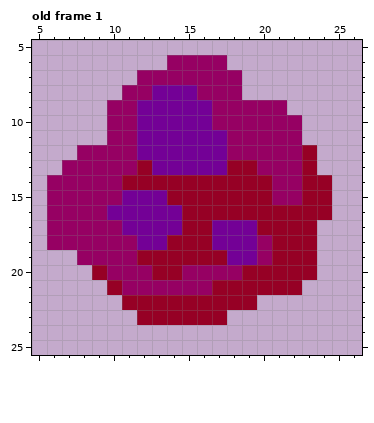
Two states of a pixel-art file, Assets/Resources/Sprites/projectile_hellOrb.aseprite. The picture above was drawn from the file before the commit.
32x32 pixels, 1 frame. Shown: old frame 1: x 5..26, y 5..25. The commit also changed other frames, which this record leaves out.
And afterwards:
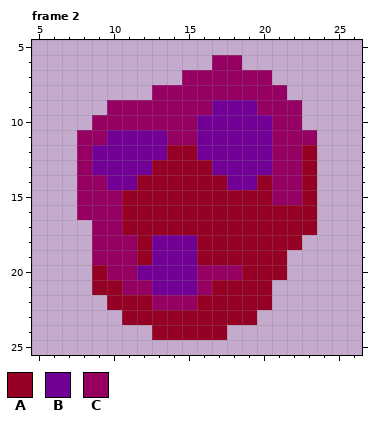
Palette (. is transparent): A #960025  B #730096  C #960063
A new or re-ordered frame is compared with the old frame closest to it.
Edits made:
frames 1 -> 3
Frame 2 is new; against old frame 1:
y 6: x 14..16 CCC -> ...; x 18 . -> C
y 7: x 12..14 CCC -> ...; x 19..20 .. -> CC
y 8: x 11..15 CCBBB -> ..CCC; x 19..21 ... -> CCC
y 9: x 12..19 BBBBBCCC -> CCCCCBBB; x 22 . -> C
y 10: x 9 . -> C; x 12..15 BBBB -> CCCC; x 17..20 CCCC -> BBBB
y 11: x 8..11 ..CC -> CCBB; x 14..15 BB -> CC; x 18..20 CCC -> BBB; x 23 . -> C
y 12: x 9..11 CCC -> BBB; x 14..15 BB -> AA; x 18..20 CCC -> BBB
y 13: x 7 C -> .; x 9..16 CCCABBBB -> BBBBAAAA; x 18..20 AAC -> BBB
y 14: x 6..7 CC -> ..; x 10..11 CA -> BB; x 18..19 AA -> BB; x 24 A -> .
y 15: x 6..7 CC -> ..; x 11..13 BBB -> AAA; x 24 A -> .
y 16: x 6..7 CC -> ..; x 10..14 BBBBB -> CAAAA; x 24 A -> .
y 17: x 6..8 CCC -> ...; x 11..14 BBBB -> AAAA; x 17..19 BBB -> AAA
y 18: x 6..8 CCC -> ...; x 12 B -> A; x 14..15 AA -> BB; x 17..20 BBBC -> AAAA; x 23 A -> .
y 19: x 8 C -> .; x 13..15 AAA -> BBB; x 18..20 BBC -> AAA; x 22..23 AA -> ..
y 20: x 12..15 CAAC -> BBBB; x 22..23 AA -> ..
y 21: x 9 . -> A; x 13..15 CCC -> BBB; x 21..22 AA -> ..
y 22: x 10 . -> A; x 13..15 AAA -> CCC; x 20 . -> A
y 23: x 11 . -> A; x 18..19 .. -> AA
y 24: x 13..17 ..... -> AAAAA
